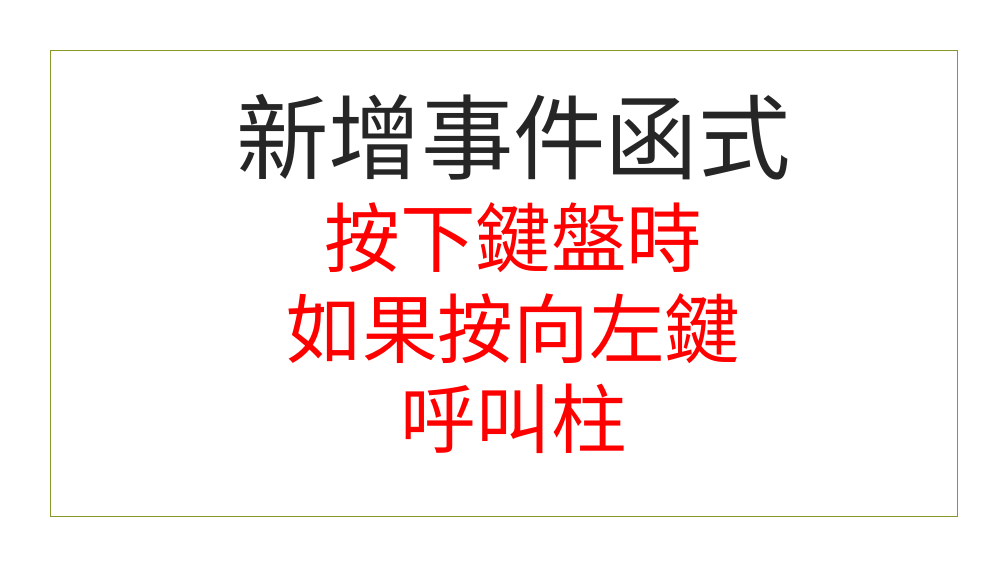
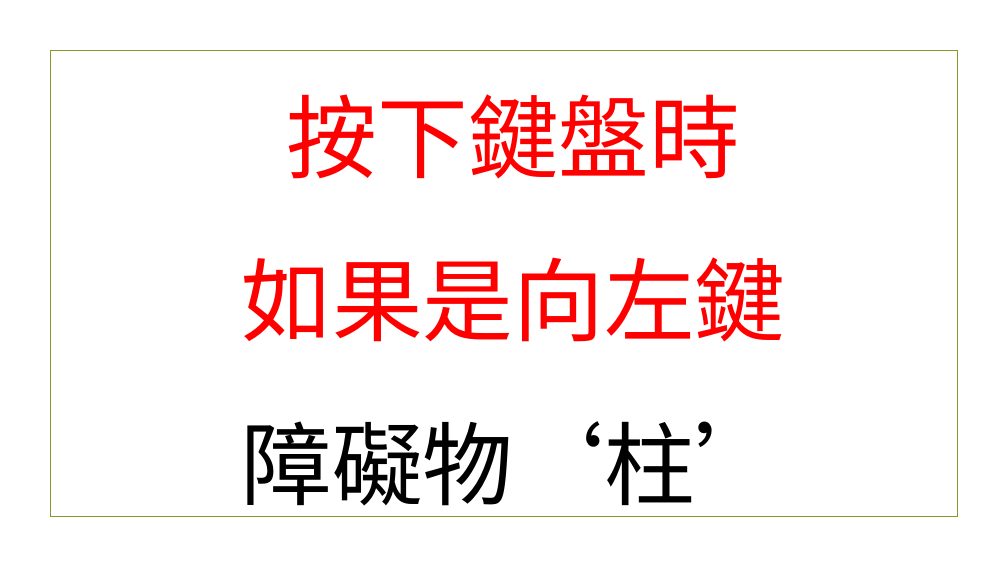
Before and after one commit to beardad1975/py4t, a slide deck: slide 7 of 課程資料/物理撞擊實驗室/物理撞擊實驗室簡報.pptx (slide 12 before the commit). Drawn at 1008x567 pixels with LibreOffice and Linux fonts; fonts in the diff are those of the drawing; background and template pictures are left out. Boxes give left, top, right and bottom in pixels: in the first picture for what was removed or moved away, otherwise in the second. Text is boxed around its words. In the diff, an @@ line names an element or a change of style, - is before the commit and + after.

```diff
--- a/課程資料/物理撞擊實驗室/物理撞擊實驗室簡報.pptx
+++ b/課程資料/物理撞擊實驗室/物理撞擊實驗室簡報.pptx
@@ title at box(241, 94, 785, 517): text changed; size 72 to 86.4 pt @@
-新增事件函式
-按下鍵盤時
-如果按向左鍵
-呼叫柱
+按下鍵盤時
+如果是向左鍵
+障礙物‘柱’
```
Also in this commit, not shown: 20 other slides changed, 26 slides added, 8 slides removed, 9 other files.
